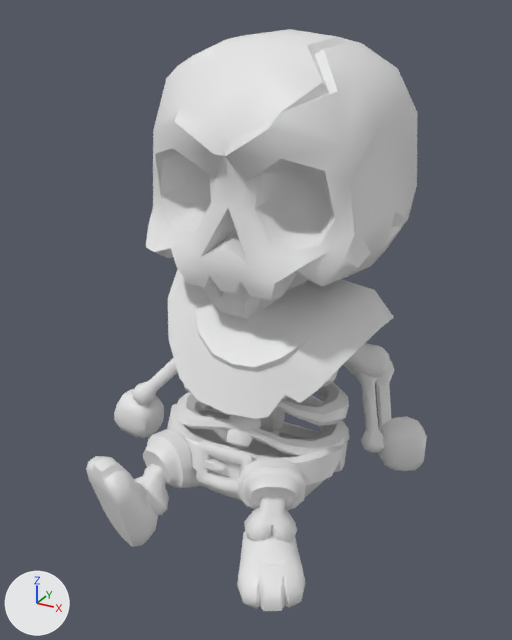
The glTF model art/dressing/bone-decor-v1/skeleton-seated.glb as it was, and as the next commit left it.
The view is the same before and after, from a 50 mm lens placed at (0.927, -1.641, 1.417), pointed at (0.035, -0.02, 0.606). Lighting does not change. The marker at lower left points along +X, +Y and +Z. The first picture is the older version. Vertices at exactly the same position are counted once.

The first picture shows 'skeleton-seated'.
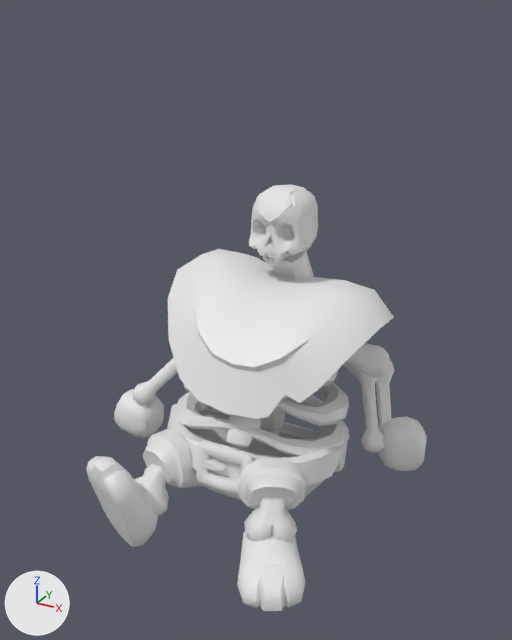
The newer file is also rescaled (x1.327), turned or shifted as a whole; pictures and numbers use the older file's frame.

Changed parts and their boxes (x1, y1, x2, y2) in the pictures (512 x 640 px; the box of a moved part takes in the faces that stretch with it):
'skeleton-seated', reshaped (27% shorter): before (86, 29, 427, 611); after (86, 185, 427, 611)
part 1 of me_skeleton_minion_armleft_001, moved or reshaped: before (146, 29, 418, 300); after (249, 185, 318, 259)
part 2 of me_skeleton_minion_armleft_001, moved or reshaped (mostly hidden afterwards): before (203, 275, 308, 319); after (263, 253, 290, 266)

What changed in the scene script:
```text
Change me_skeleton_minion_armleft_001:
    used by ob_skeleton_seated; location = (0.0, 0.0, 0.0)
    remove me_skeleton_minion_armleft_001.from_pydata(...)  # 2631 vertices, 5156 faces; spans x -0.498..0.498, y -0.49..0.49, z 0.0..1.368
    add me_skeleton_minion_armleft_001.from_pydata(...)  # 2631 vertices, 5156 faces; spans x -0.498..0.498, y -0.49..0.354, z 0.0..0.961
    me_skeleton_minion_armleft_001 part 1: the loose piece of 223 vertices spanning x -0.291..0.375, y -0.205..0.49, z 0.726..1.368 is scaled about its middle by (0.26, 0.28, 0.3), then moved by (0.001, -0.005, -0.182)
    me_skeleton_minion_armleft_001 part 2: the loose piece of 55 vertices spanning x -0.131..0.216, y -0.106..0.2, z 0.632..0.875 is scaled about its middle by (0.26, 0.28, 0.3), then moved by (0.001, 0.064, 0.023)
```
